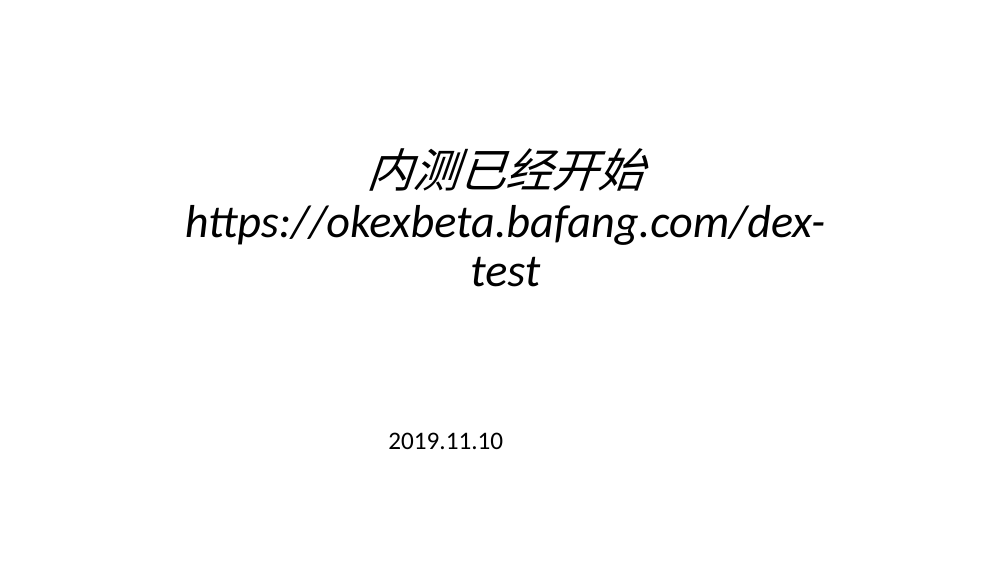
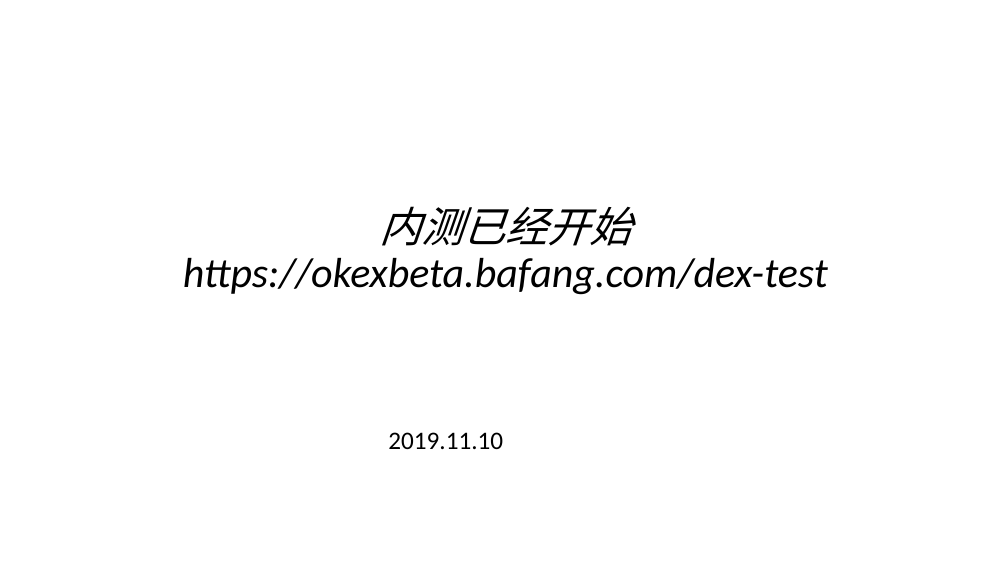
Before and after one commit to cmdpos/gaia, a slide deck: slide 26 of ppt/blockchain-dex.pptx. Drawn at 1008x567 pixels with LibreOffice and Linux fonts; fonts in the diff are those of the drawing; background and template pictures are left out. Boxes give left, top, right and bottom in pixels: in the first picture for what was removed or moved away, otherwise in the second. Text is boxed around its words. In the diff, an @@ line names an element or a change of style, - is before the commit and + after.

```diff
--- a/ppt/blockchain-dex.pptx
+++ b/ppt/blockchain-dex.pptx
@@ title "内测已经开始 https://okexbeta.bafang.com/dex-test" at (x1=183, y1=206, x2=828, y2=295): size 44 to 40 pt @@
```
Also in this commit, not shown: 8 other slides changed.
